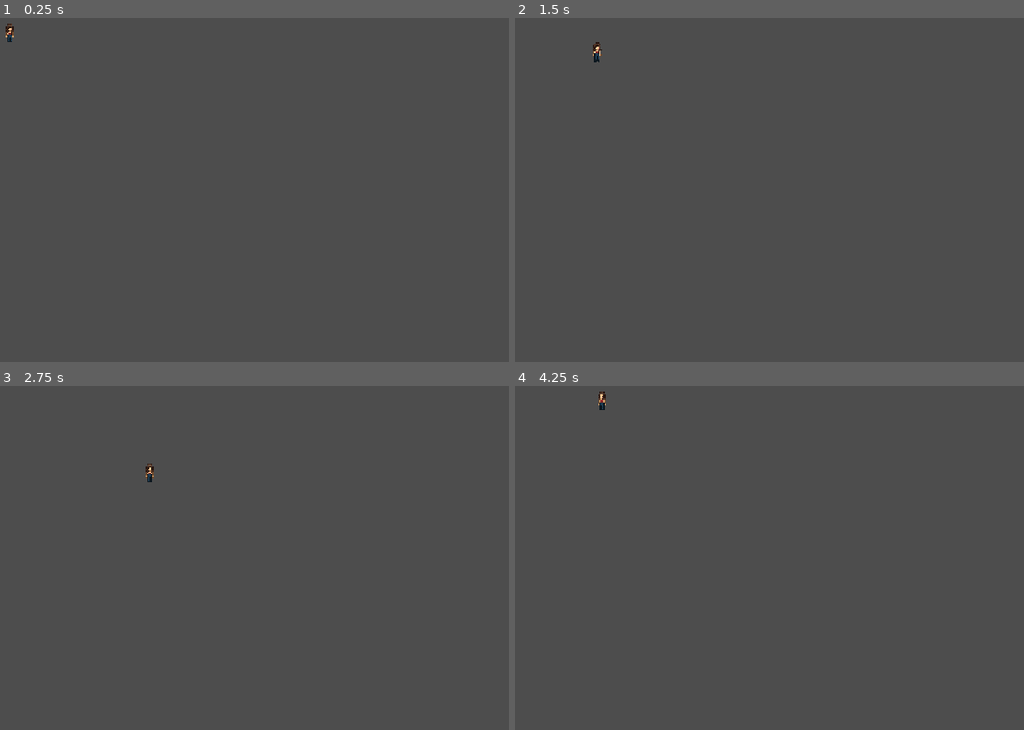
Above: before the commit, frames 1-4 (two rows, left to right).
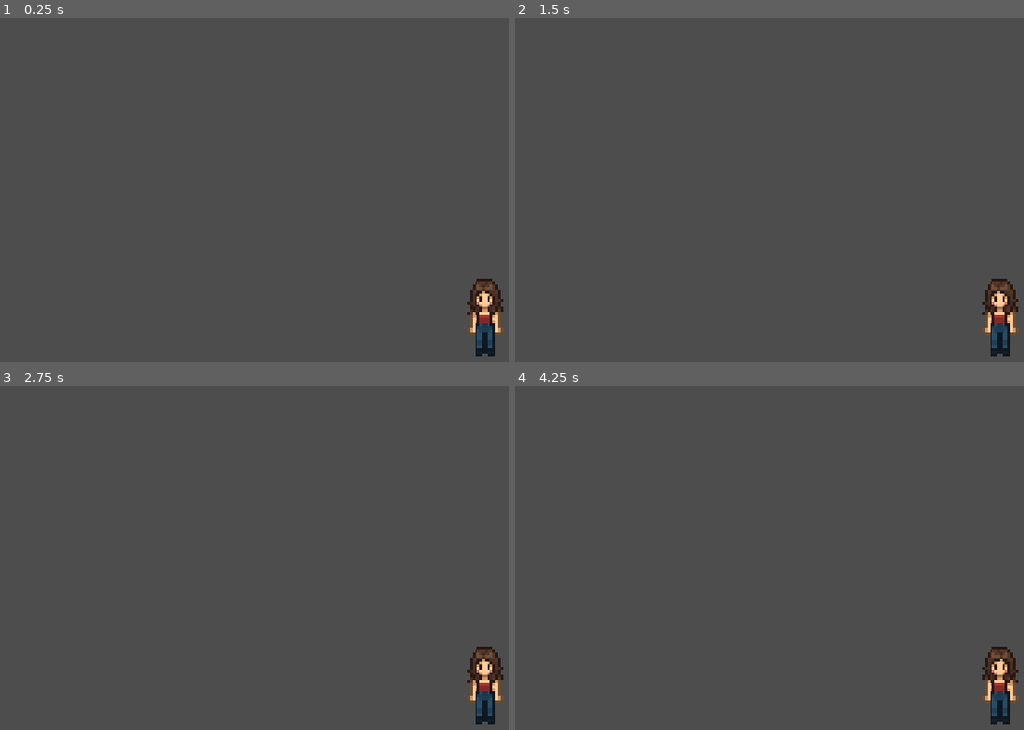
Above: after the commit, the same moments.

Repository: ceydatolunay-wq/study-town
Game: Godot game, scene res://player.tscn
Same seed, same stepped clock (60 frames per second), same inputs: the game is played once before the commit and once after it.
Inputs:
- Up to frame 1 (0.25 s): no input
- Up to frame 2 (1.5 s): tap Enter at 0.5 s; hold Right (ui_right) 0.53-1.28 s; hold Down (ui_down) from 1.28 s (still down)
- Up to frame 3 (2.75 s): release Down (ui_down) at 2.03 s; hold Right (ui_right) from 2.03 s (still down)
- Up to frame 4 (4.25 s): release Right (ui_right) at 2.78 s; hold Up (ui_up) 2.78-3.53 s; hold Left (ui_left) from 3.53 s (still down)

The runs differ from the first frame. In frame 1, 1.3% of the frame differs, in the area x 1-99%, y 1-99%; in frame 2, 1.3%, in the area x 15-99%, y 6-99%; in frame 3, 1.3%; in frame 4, 1.3%.

Commit message:
issue #13 bitti
sağ, sol ve arkaya yürüme animasyonları yok

Diff:
--- a/study-town/player.gd
+++ b/study-town/player.gd
@@ -1,6 +1,6 @@
 extends CharacterBody2D
 
-const SPEED = 150.0
+const SPEED = 80.0
 
 @onready var animasyon = $AnimatedSprite2D
 
--- a/study-town/player.tscn
+++ b/study-town/player.tscn
@@ -5,7 +5,7 @@
 [ext_resource type="Texture2D" uid="uid://dgnufd4ltvtlk" path="res://studychar_walk.png" id="3_hqtel"]
 
 [sub_resource type="RectangleShape2D" id="RectangleShape2D_l7i2f"]
-size = Vector2(20, 4)
+size = Vector2(14, 6)
 
 [sub_resource type="AtlasTexture" id="AtlasTexture_i3pqv"]
 atlas = ExtResource("2_i3pqv")
@@ -97,19 +97,19 @@
 
 [sub_resource type="AtlasTexture" id="AtlasTexture_jm5j8"]
 atlas = ExtResource("3_hqtel")
-region = Rect2(1, 0, 14, 30)
+region = Rect2(2, 0, 14, 31)
 
 [sub_resource type="AtlasTexture" id="AtlasTexture_7hik5"]
 atlas = ExtResource("3_hqtel")
-region = Rect2(16, 0, 14, 30)
+region = Rect2(17, 0, 14, 31)
 
 [sub_resource type="AtlasTexture" id="AtlasTexture_qtqh7"]
 atlas = ExtResource("3_hqtel")
-region = Rect2(31, 0, 14, 30)
+region = Rect2(32, 0, 14, 31)
 
 [sub_resource type="AtlasTexture" id="AtlasTexture_2wuci"]
 atlas = ExtResource("3_hqtel")
-region = Rect2(46, 0, 14, 30)
+region = Rect2(47, 0, 14, 31)
 
 [sub_resource type="SpriteFrames" id="SpriteFrames_l7i2f"]
 animations = [{
@@ -209,11 +209,13 @@
 position = Vector2(243, 151)
 
 [node name="CollisionShape2D" type="CollisionShape2D" parent="." unique_id=1337445502]
-position = Vector2(243, 164)
+position = Vector2(54, 52)
 shape = SubResource("RectangleShape2D_l7i2f")
 
 [node name="AnimatedSprite2D" type="AnimatedSprite2D" parent="." unique_id=579623321]
 position = Vector2(54, 39)
 sprite_frames = SubResource("SpriteFrames_l7i2f")
 animation = &"walk"
-frame_progress = 0.21790822
+
+[node name="Camera2D" type="Camera2D" parent="." unique_id=1294688646]
+zoom = Vector2(4, 4)
--- /dev/null
+++ b/study-town/world.tscn
@@ -0,0 +1,7 @@
+[gd_scene format=3 uid="uid://c33uhrryqbbew"]
+
+[ext_resource type="PackedScene" uid="uid://cnjebedjplcxd" path="res://player.tscn" id="1_f3sb7"]
+
+[node name="world" type="Node2D" unique_id=226973954]
+
+[node name="Player" parent="." unique_id=1401236151 instance=ExtResource("1_f3sb7")]
Binary file changed: study-town/studychar_walk.png
